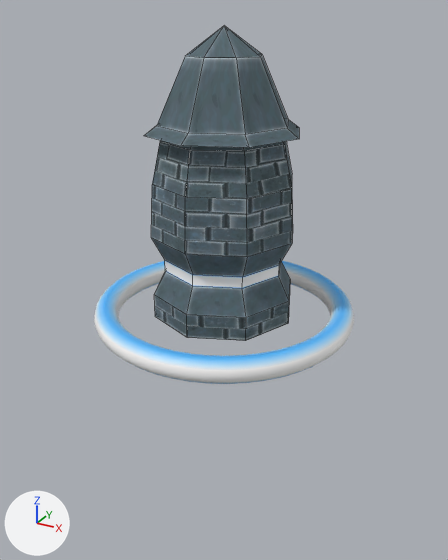
A saved change to the FBX model Assets/Resources/Structures/Meshes/Defense/Ice Turret.fbx.
Camera for both pictures: a camera (50 mm lens) standing at (2.32, -4.21, 2.37) and looking at (-0.03, 0.04, 0.24). Every picture has the same lights, and +X, +Y and +Z are marked at lower left. Mesh edges are drawn as thin lines on the coarser meshes. Where no turn or scale is listed for an object, it has been applied to the vertices.

Objects in the first picture: 'Ice Turret Base', 'Ice Turret Top', 'Ice Wave'.
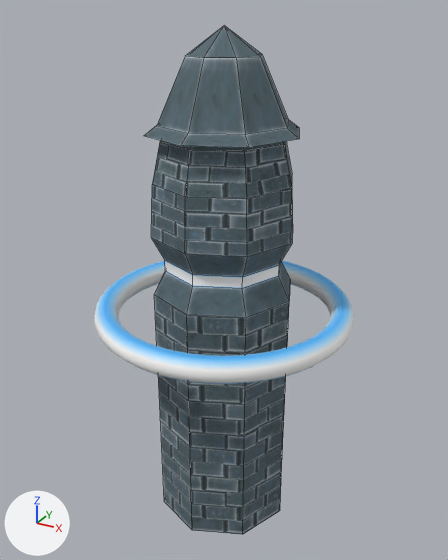
Changed parts and their boxes (x1, y1, x2, y2) in the pictures (448 x 560 px):
'Ice Turret Base', reshaped (96% taller)
    before: (151, 140, 293, 341)
    after: (151, 140, 293, 534)
part 1 of me_ice_turret_base, cut back
    before: (154, 295, 289, 341)
    after: (154, 295, 289, 534)

The change, as a list of edits to the scene's bpy script:
```text
Change me_ice_turret_base:
    used by ob_ice_turret_base; location = (0.0, 0.0, 0.0)
    remove me_ice_turret_base.from_pydata(...)  # 65 vertices, 64 faces; spans x -0.6..0.6, y -0.6..0.6, z 0.0..1.5
    add me_ice_turret_base.from_pydata(...)  # 64 vertices, 56 faces; spans x -0.6..0.6, y -0.6..0.6, z -2.0..1.5
    me_ice_turret_base part 1
    9 vertices are removed from x -0.6..0.6, y -0.6..0.6, z 0.0
    16 faces are deleted
    8 new vertices lie (0.0, 0.0, -2.2) away from vertices in x -0.6..0.6, y -0.6..0.6, z 0.2
    8 new faces join them, mat_brick_blue (picture img_wall_brick_basecolor_b_png)
```
